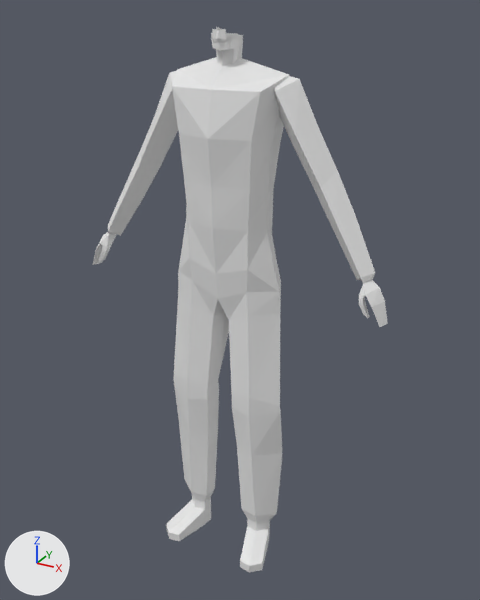
One commit to the Blender file Assets/3D/Arms/charaterblank.blend: the scene before it, then after it.
One viewpoint serves both versions: a camera (50 mm lens) standing at (3.26, -5.84, 3.79) and looking at (0.1, -0.1, 0.92). Lighting does not change. The marker at lower left points along +X, +Y and +Z. Materials are left out; every surface is plain grey.

Script lines for the objects in view, before the commit:
```python
me_cube = bpy.data.meshes.new('Cube')
me_cube.from_pydata(...)  # 54 vertices, 56 faces; spans x -0.26..0.13, y -0.21..0.13, z -1.75..0.79
me_cube_002 = bpy.data.meshes.new('Cube.002')
me_cube_002.from_pydata(...)  # 86 vertices, 76 faces; spans x 0.0..1.55, y -1.57..0.48, z -10.44..1.94
me_cube_003 = bpy.data.meshes.new('Cube.003')
me_cube_003.from_pydata(...)  # 54 vertices, 56 faces; spans x -0.04..0.38, y 0.23..0.57, z -2.72..-0.17
me_cube_004 = bpy.data.meshes.new('Cube.004')
me_cube_004.from_pydata(...)  # 41 vertices, 28 faces; spans x 0.0..0.152, y -0.349..0.024, z 3.209..3.635
ob_cube = bpy.data.objects.new('Cube', me_cube_002)
ob_cube.location = (0.0, 0.0, 2.53)
ob_cube.scale = (0.452, 0.452, 0.452)
_m = ob_cube.modifiers.new('Mirror', 'MIRROR')
_m.use_clip = True
ob_cube_001 = bpy.data.objects.new('Cube.001', me_cube)
ob_cube_001.location = (0.86, -0.1, 2.58)
ob_cube_001.rotation_euler = (-0.391, -0.364, 0.858)  # degrees (-22, -21, 49)
ob_cube_002 = bpy.data.objects.new('Cube.002', me_cube_003)
ob_cube_002.location = (0.0, 0.0, 3.2)
ob_cube_002.rotation_euler = (0.39, -0.363, 2.284)  # degrees (22, -21, 131)
ob_cube_003 = bpy.data.objects.new('Cube.003', me_cube_004)
ob_cube_003.location = (0.0, 0.0, 0.0)
_m = ob_cube_003.modifiers.new('Mirror', 'MIRROR')
_m.use_clip = True
```
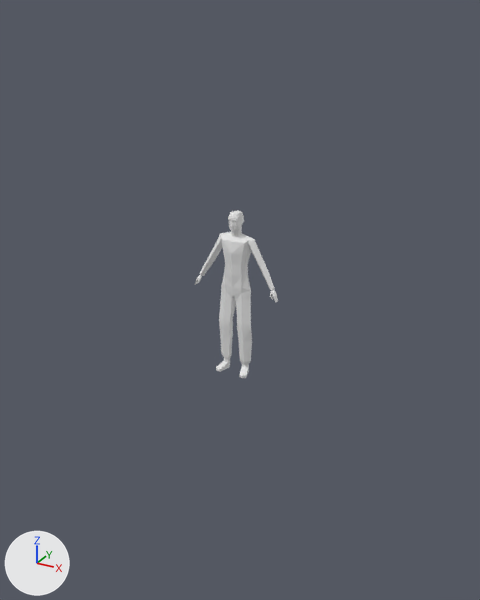
Boxes (x1, y1, x2, y2) around the edits, measured in the pictures (480 x 600 px; the box of a moved part takes in the faces that stretch with it):
'Cube', reshaped, moved, rescaled, modifiers changed (70% narrower, 72% shorter)
    before: (166, 57, 290, 573)
    after: (216, 232, 252, 378)
'Cube.001', deleted
    before: (274, 76, 388, 327)
'Cube.002', moved, rescaled
    before: (92, 71, 178, 265)
    after: (195, 233, 278, 302)
'Cube.003', reshaped, moved, rescaled, modifiers changed
    before: (211, 27, 243, 67)
    after: (228, 210, 244, 237)
part 1 of me_cube_002, built on
    before: (179, 75, 290, 234)
    after: (216, 232, 251, 372)
part 2 of me_cube_002, moved or reshaped
    before: (178, 247, 281, 317)
    after: (241, 284, 251, 300)
part 3 of me_cube_004, added
    after: (228, 210, 244, 237)
part 4 of me_cube_004, deleted
    before: (211, 27, 243, 67)

Diff of the bpy script that builds the scene:
```diff
--- a/Assets/3D/Arms/charaterblank.blend.py
+++ b/Assets/3D/Arms/charaterblank.blend.py
@@ me_cube_002 @@
 # used by ob_cube; location = (0.0, 0.0, 2.53); scale = (0.452, 0.452, 0.452)
-me_cube_002.from_pydata(...)  # 86 vertices, 76 faces; spans x 0.0..1.55, y -1.57..0.48, z -10.44..1.94
+me_cube_002.from_pydata(...)  # 158 vertices, 152 faces; spans x -1.55..1.55, y -1.57..0.57, z -10.44..1.94
+# me_cube_002 part 1: 7 vertices moved from x 0.0..1.18, y -0.88..0.48, z -0.86..1.5 to x 0.0..1.18, y -0.88..0.57, z -0.86..1.5; 72 vertices added at x -1.55..-0.09, y -1.57..0.31, z -10.44..1.57
+# me_cube_002 part 2: 1 vertex moved from x 1.36, y -0.44, z -3.04 to x 1.36, y -0.44, z -2.85
@@ me_cube_004 @@
 # used by ob_cube_003; location = (0.0, 0.0, 0.0)
-me_cube_004.from_pydata(...)  # 41 vertices, 28 faces; spans x 0.0..0.152, y -0.349..0.024, z 3.209..3.635
+me_cube_004.from_pydata(...)  # 137 vertices, 138 faces; spans x -0.152..0.152, y -0.159..0.214, z -0.356..0.239
+# me_cube_004 part 3: 137 vertices added at x -0.152..0.152, y -0.159..0.214, z -0.356..0.239
+# me_cube_004 part 4: 41 vertices removed from x 0.0..0.152, y -0.349..0.024, z 3.209..3.635
@@ ob_cube @@
 ob_cube = bpy.data.objects.new('Cube', me_cube_002)
-ob_cube.location = (0.0, 0.0, 2.53)
-ob_cube.scale = (0.452, 0.452, 0.452)
-_m = ob_cube.modifiers.new('Mirror', 'MIRROR')
-_m.use_clip = True
+ob_cube.location = (0.0, 0.05, 1.39)
+ob_cube.scale = (0.133, 0.133, 0.133)
@@ ob_cube_001 @@
-ob_cube_001 = bpy.data.objects.new('Cube.001', me_cube)
-ob_cube_001.location = (0.86, -0.1, 2.58)
-ob_cube_001.rotation_euler = (-0.391, -0.364, 0.858)  # degrees (-22, -21, 49)
@@ ob_cube_002 @@
 ob_cube_002 = bpy.data.objects.new('Cube.002', me_cube_003)
-ob_cube_002.location = (0.0, 0.0, 3.2)
+ob_cube_002.location = (0.0, 0.05, 1.59)
 ob_cube_002.rotation_euler = (0.39, -0.363, 2.284)  # degrees (22, -21, 131)
+ob_cube_002.scale = (0.293, 0.293, 0.293)
@@ ob_cube_003 @@
 ob_cube_003 = bpy.data.objects.new('Cube.003', me_cube_004)
-ob_cube_003.location = (0.0, 0.0, 0.0)
-_m = ob_cube_003.modifiers.new('Mirror', 'MIRROR')
-_m.use_clip = True
+ob_cube_003.location = (0.0, -0.02, 1.74)
+ob_cube_003.scale = (0.519, 0.519, 0.519)
```
